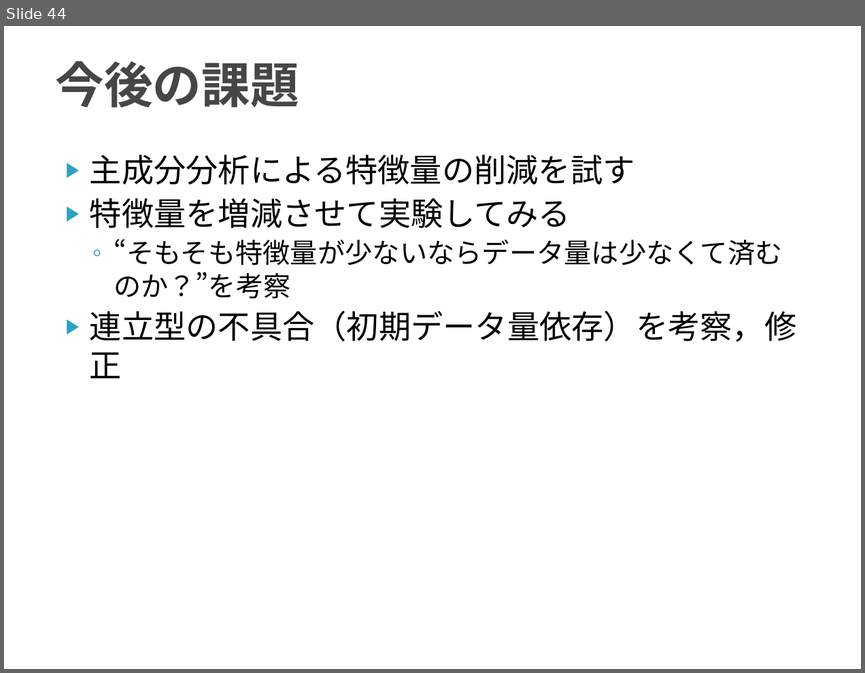
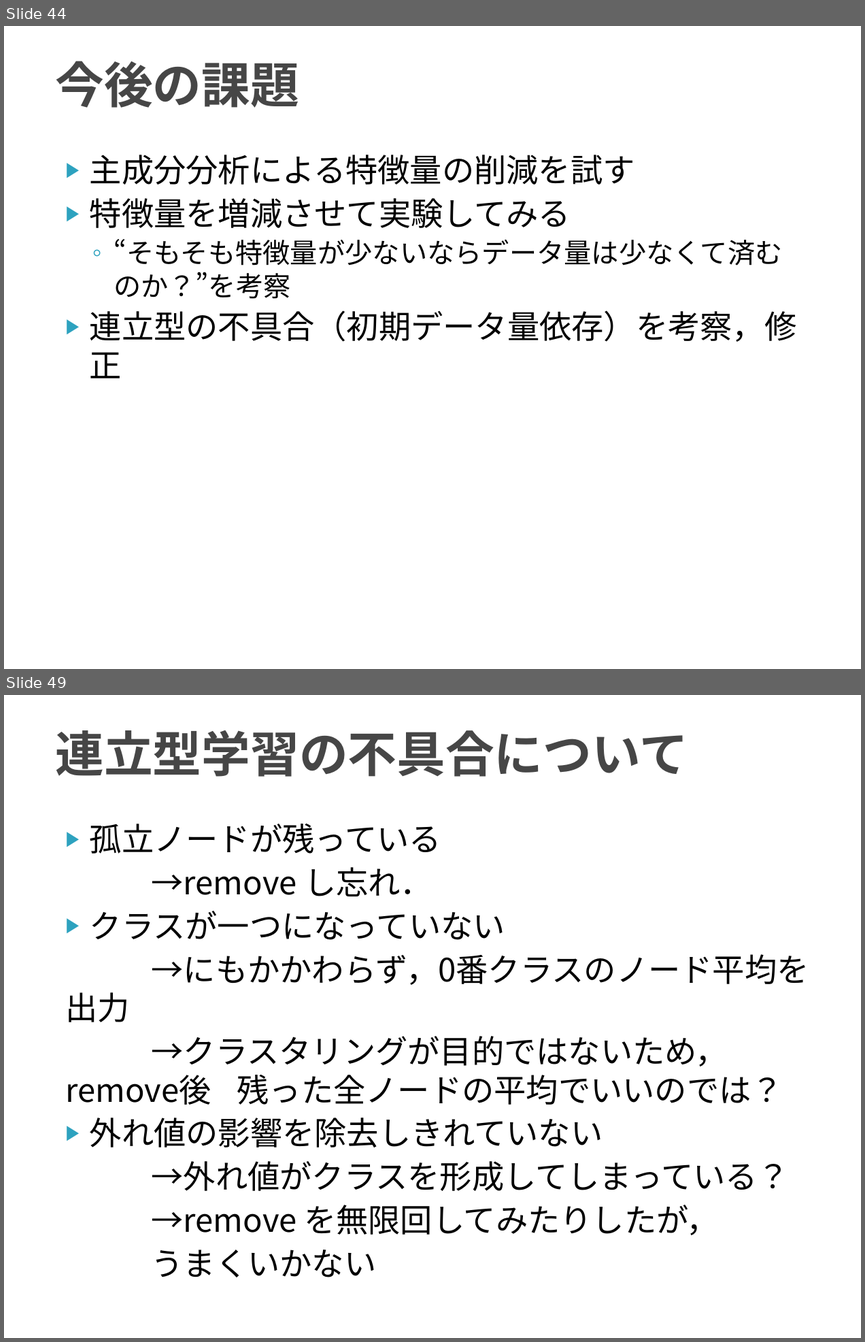
Before and after one commit to TetsuyaKomota/GitforEclipseTest, a slide deck: IntentionLearning_v2/slide/discussion2016.pptx. Shown one above the other, each under a label of ours: slide 44 before the commit, slides 44 and 49 after it; the slides between them are not shown. The pictures are 865x673 and 865x1342 pixels, drawn with LibreOffice and Linux fonts; fonts in the diff are those of the drawing. Boxes give left, top, right and bottom in pixels: in the first picture for what was removed or moved away, otherwise in the second. Text is boxed around its words. In the diff, an @@ line names an element or a change of style, - is before the commit and + after.

```diff
--- a/IntentionLearning_v2/slide/discussion2016.pptx
+++ b/IntentionLearning_v2/slide/discussion2016.pptx
@@ slide 49 added at [4, 695, 861, 1338], background #FFFFFF @@
@@ title added at [55, 730, 687, 777], 41 pt, text #464646, bold @@
+連立型学習の不具合について
@@ text added at [66, 824, 809, 1277], 27 pt, text #000000 @@
+▶ 孤立ノードが残っている
+→remove し忘れ．
+▶ クラスが一つになっていない
+→にもかかわらず，0番クラスのノード平均を出力
+→クラスタリングが目的ではないため，remove後 残った全ノードの平均でいいのでは？
+▶ 外れ値の影響を除去しきれていない
+→外れ値がクラスを形成してしまっている？
+→remove を無限回してみたりしたが，
+うまくいかない
```
Also in this commit, not shown: 12 other slides added, 8 other files.
